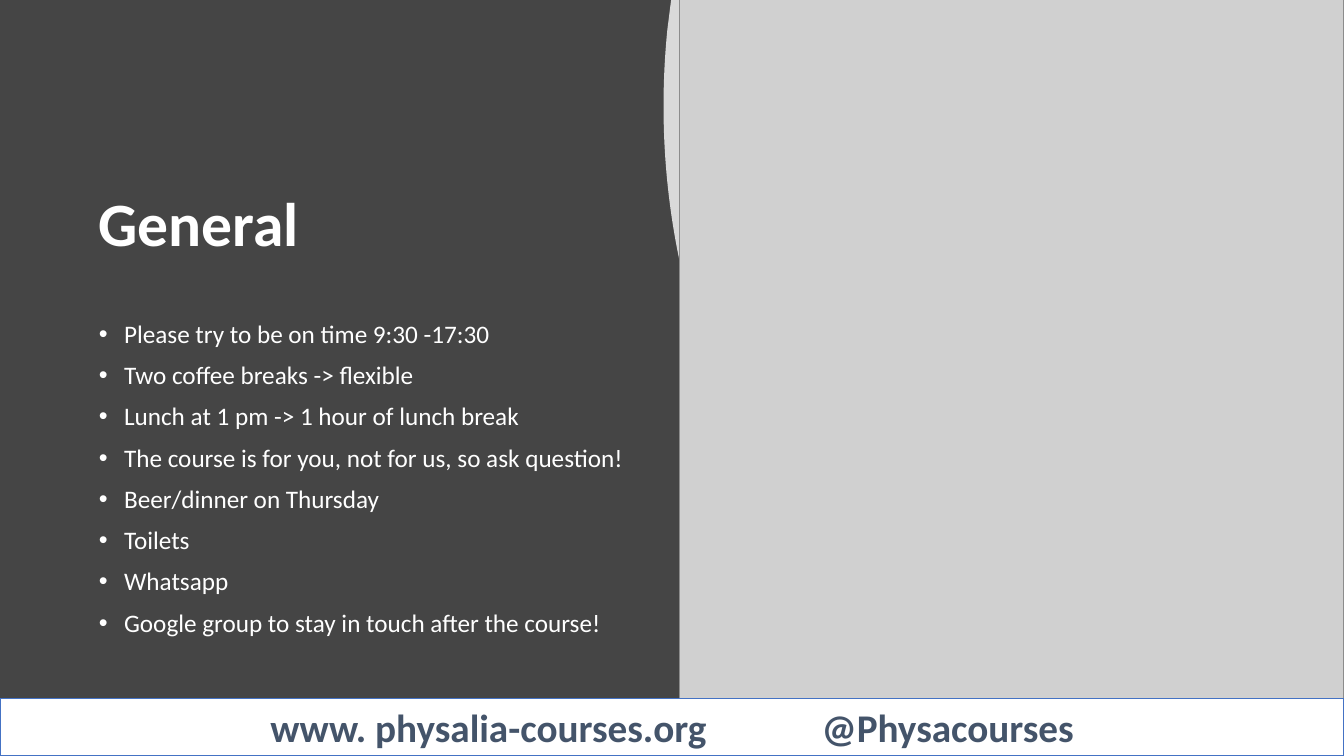
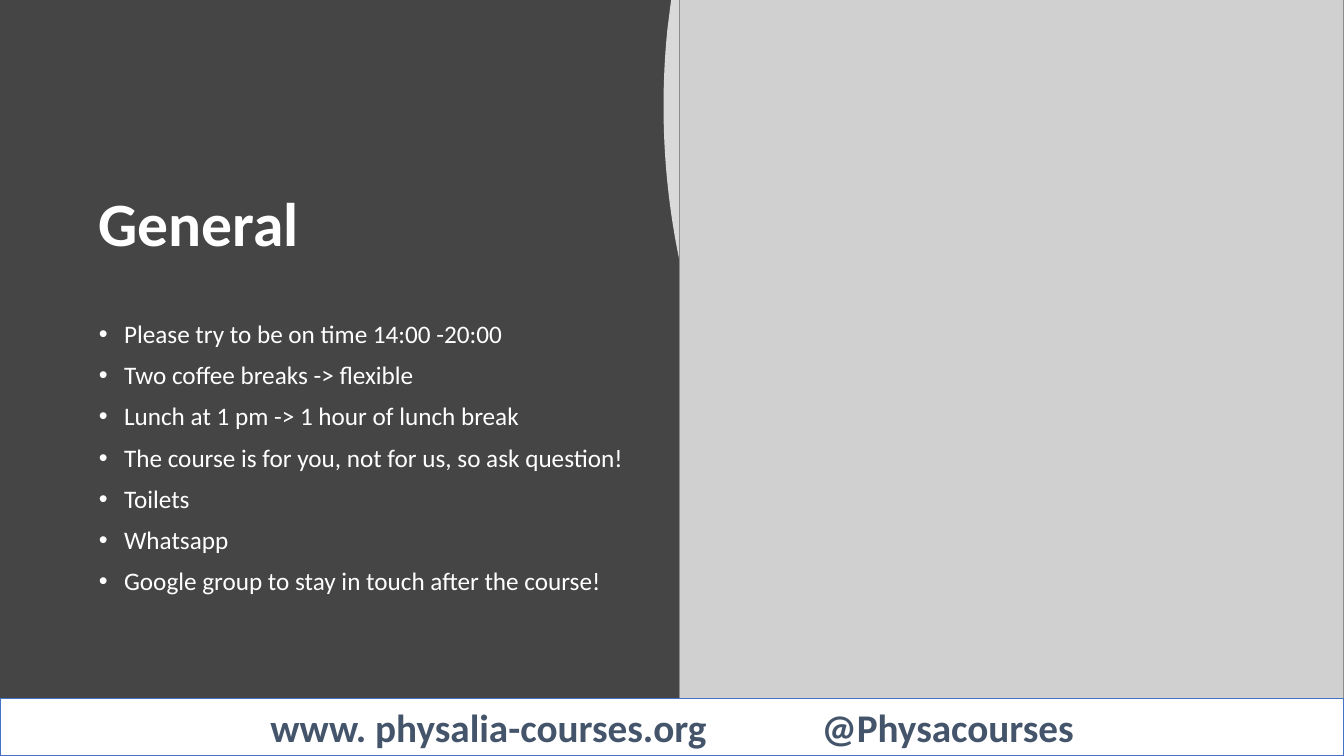
Before and after one commit to quantiaconsulting/amplicon_metagenomics, a slide deck: slide 4 of Welcome.pptx. Drawn at 1344x756 pixels with LibreOffice and Linux fonts; fonts in the diff are those of the drawing; grey boxes stand for pictures. Boxes give left, top, right and bottom in pixels: in the first picture for what was removed or moved away, otherwise in the second. Text is boxed around its words. In the diff, an @@ line names an element or a change of style, - is before the commit and + after.

Commit message:
update welcome slide

```diff
--- a/Welcome.pptx
+++ b/Welcome.pptx
@@ text at bbox=[124, 325, 501, 347]: text changed @@
-• Please try to be on time 9:30 -17:30
+• Please try to be on time 14:00 -20:00
@@ text at bbox=[124, 490, 379, 512]: paragraph removed @@
-• Beer/dinner on Thursday
```
Also in this commit, not shown: 1 other file.
